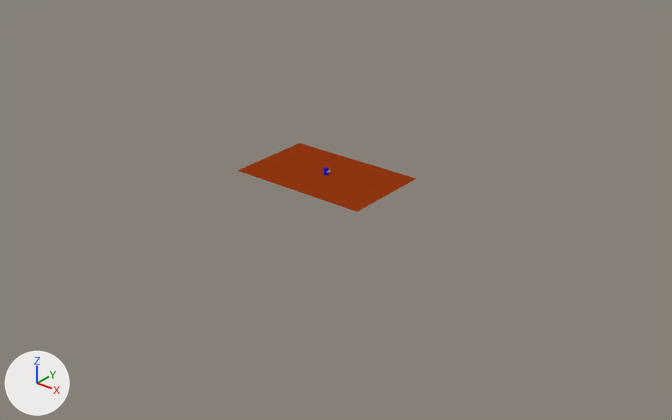
The Blender file main.blend, before and after one commit.
One viewpoint serves both versions: a 50 mm lens placed at (145.1, -177.1, 100.3), pointed at (5.3, -2.3, -8.0). The lights are fixed; the arrows at lower left show +X, +Y and +Z.

Objects in the first picture: 'Ground'.
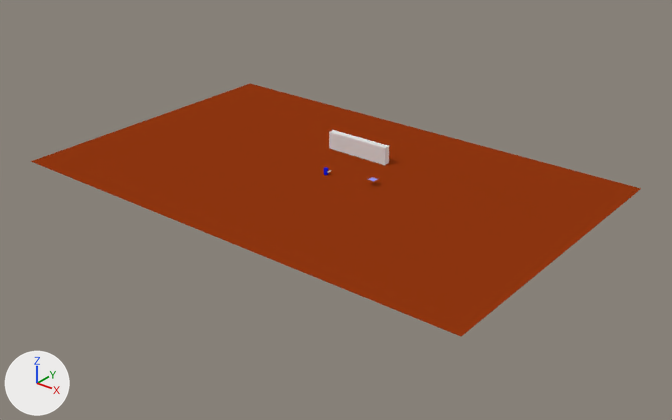
Where the change shows, as pixel boxes [x1, y1, x2, y2] in the pictures (672 x 420 px):
'Ground', rescaled (241% wider, 261% taller): before [238, 143, 416, 212]; after [31, 84, 641, 336]
'Cube', added: after [329, 130, 389, 165]

What changed in the scene script:
```text
Add me_cube_002:
    me_cube_002.from_pydata(...)  # a box spanning x -1.0..1.0, y -1.0..1.0, z -1.0..1.0
Change ob_ground:
    ob_ground.scale: (20.4, 12.9, 12.9) -> (69.5, 44.0, 44.0)
Add ob_cube:
    ob_cube = bpy.data.objects.new('Cube', me_cube_002)
    ob_cube.location = (-1.1, 15.8, 2.6)
    ob_cube.scale = (9.74, 1.0, 2.52)
```
